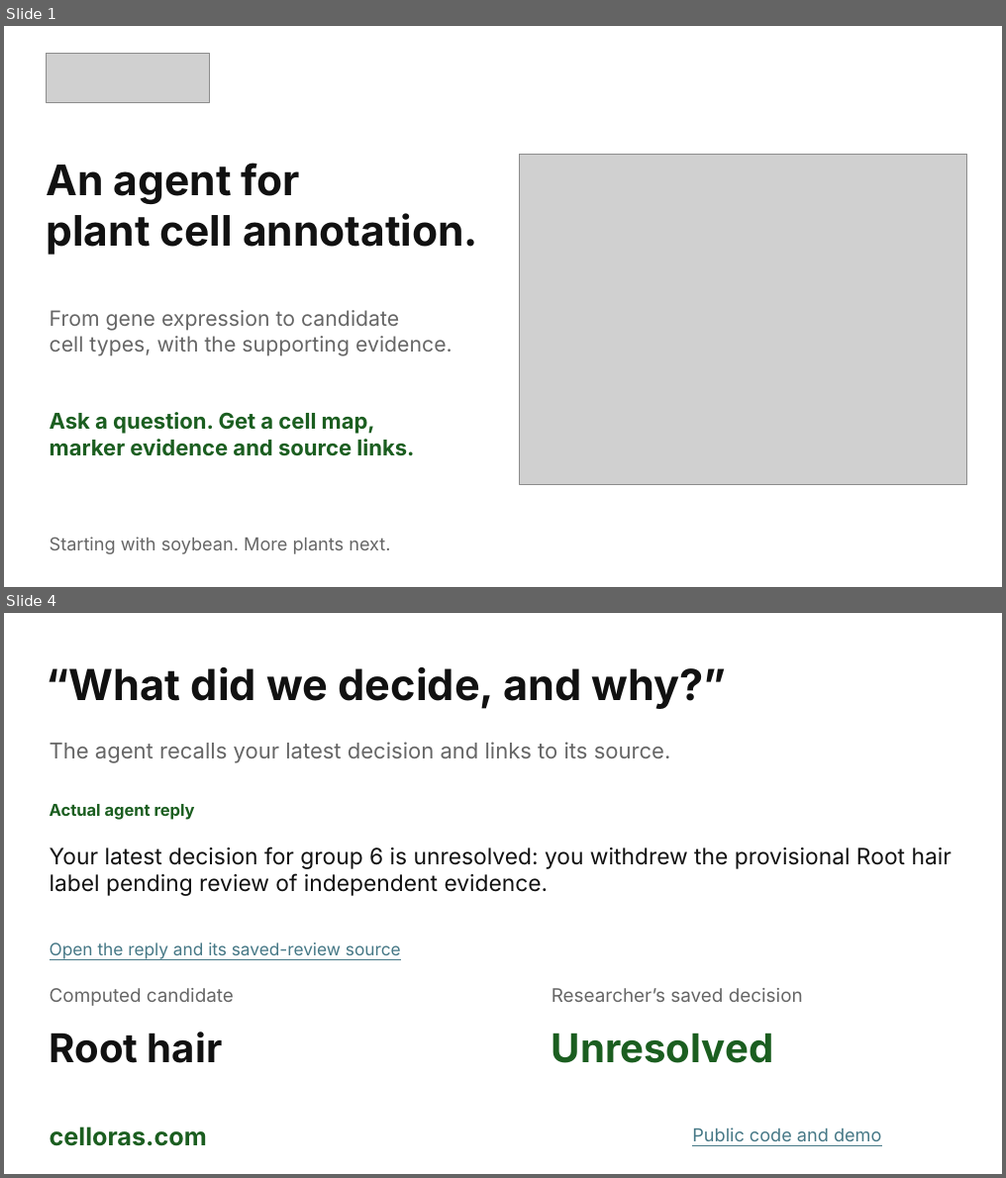
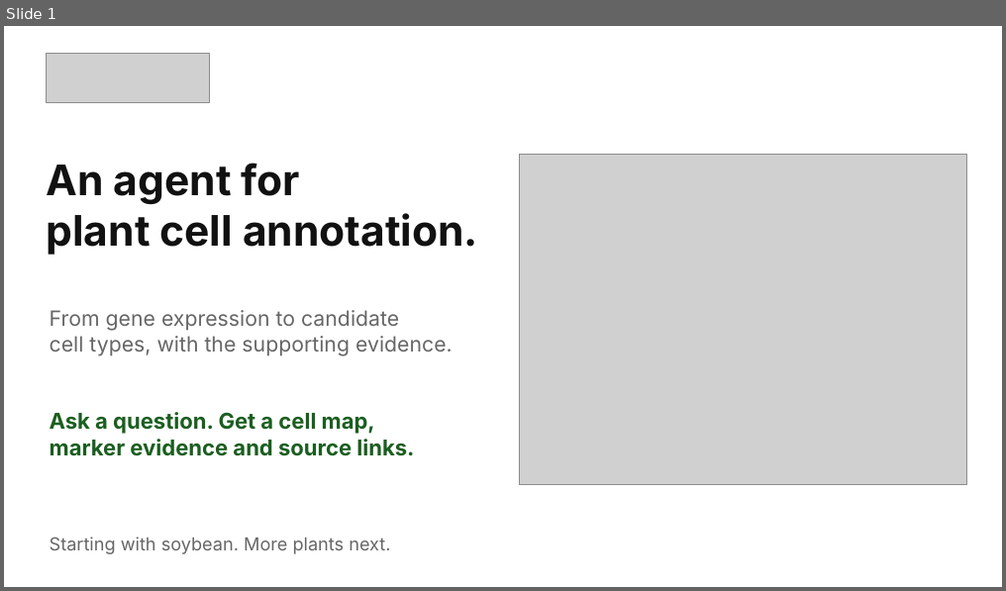
Before and after one commit to mpckkk/2026_GenAI, a slide deck: docs/pitchdeck/Celloras-Pitch-Deck.pptx. Shown one above the other, each under a label of ours: slides 1 and 4 before the commit, slide 1 after it; the slides between them are not shown. The pictures are 1006x1178 and 1006x591 pixels, drawn with LibreOffice and Linux fonts; fonts in the diff are those of the drawing; grey boxes stand for pictures. Boxes give left, top, right and bottom in pixels: in the first picture for what was removed or moved away, otherwise in the second. Text is boxed around its words. In the diff, an @@ line names an element or a change of style, - is before the commit and + after.

```diff
--- a/docs/pitchdeck/Celloras-Pitch-Deck.pptx
+++ b/docs/pitchdeck/Celloras-Pitch-Deck.pptx
@@ slide 4 removed at box(4, 613, 1002, 1174), background #FFFFFF @@
@@ text removed at box(47, 667, 727, 709) @@
-“What did we decide, and why?”
@@ text removed at box(50, 742, 671, 763) @@
-The agent recalls your latest decision and links to its source.
@@ text removed at box(50, 804, 195, 820) @@
-Actual agent reply
@@ text removed at box(50, 847, 951, 896) @@
-Your latest decision for group 6 is unresolved: you withdrew the provisional Root hair label pending review of independent evidence.
@@ text removed at box(50, 943, 401, 960) @@
-Open the reply and its saved-review source
@@ text removed at box(50, 988, 234, 1006) @@
-Computed candidate
@@ text removed at box(551, 988, 803, 1002) @@
-Researcher’s saved decision
@@ text removed at box(50, 1032, 222, 1063) @@
-Root hair
@@ text removed at box(551, 1033, 774, 1063) @@
-Unresolved
@@ text removed at box(50, 1127, 207, 1147) @@
-celloras.com
@@ text removed at box(692, 1128, 881, 1147) @@
-Public code and demo
```
Also in this commit, not shown: 1 slide changed, 2 slides added, 1 other slide removed, 5 other files.
